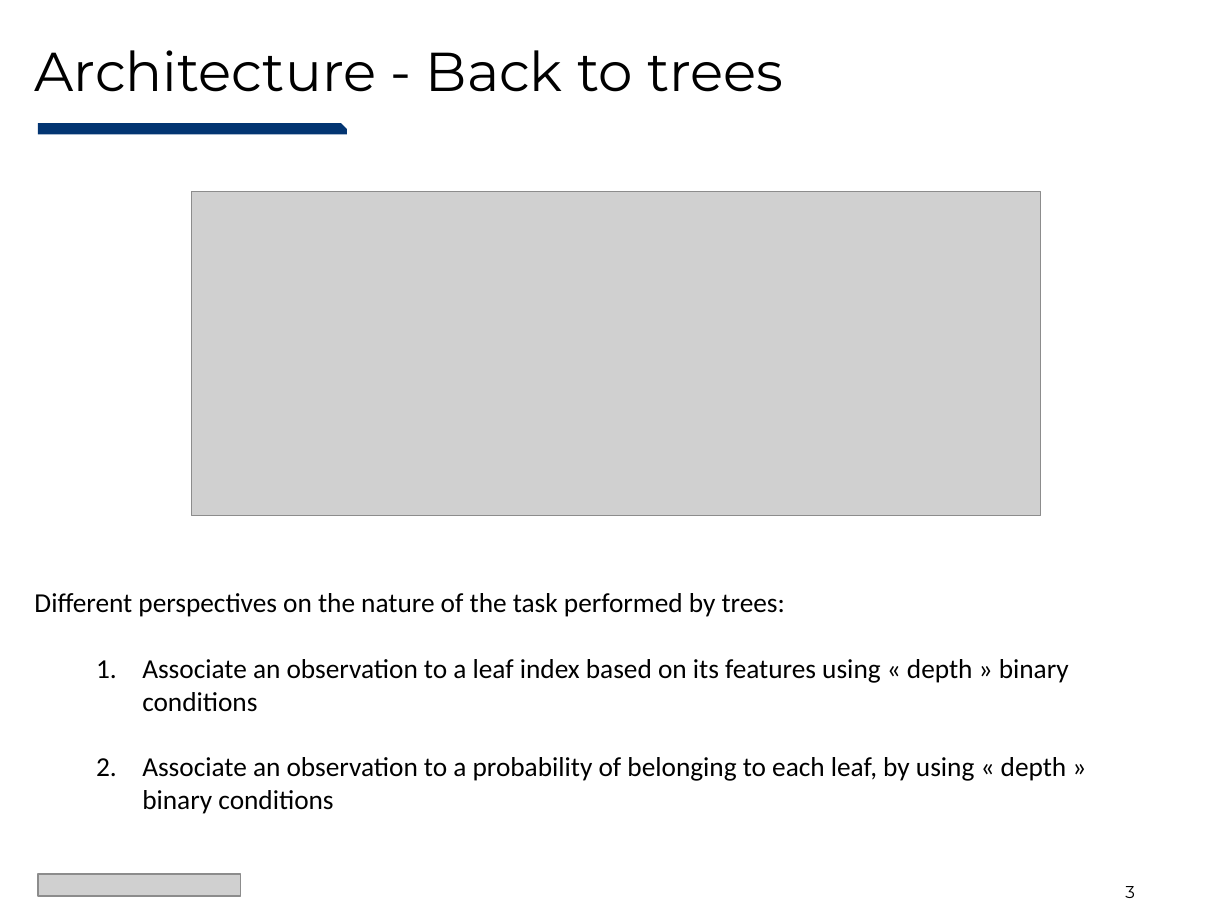
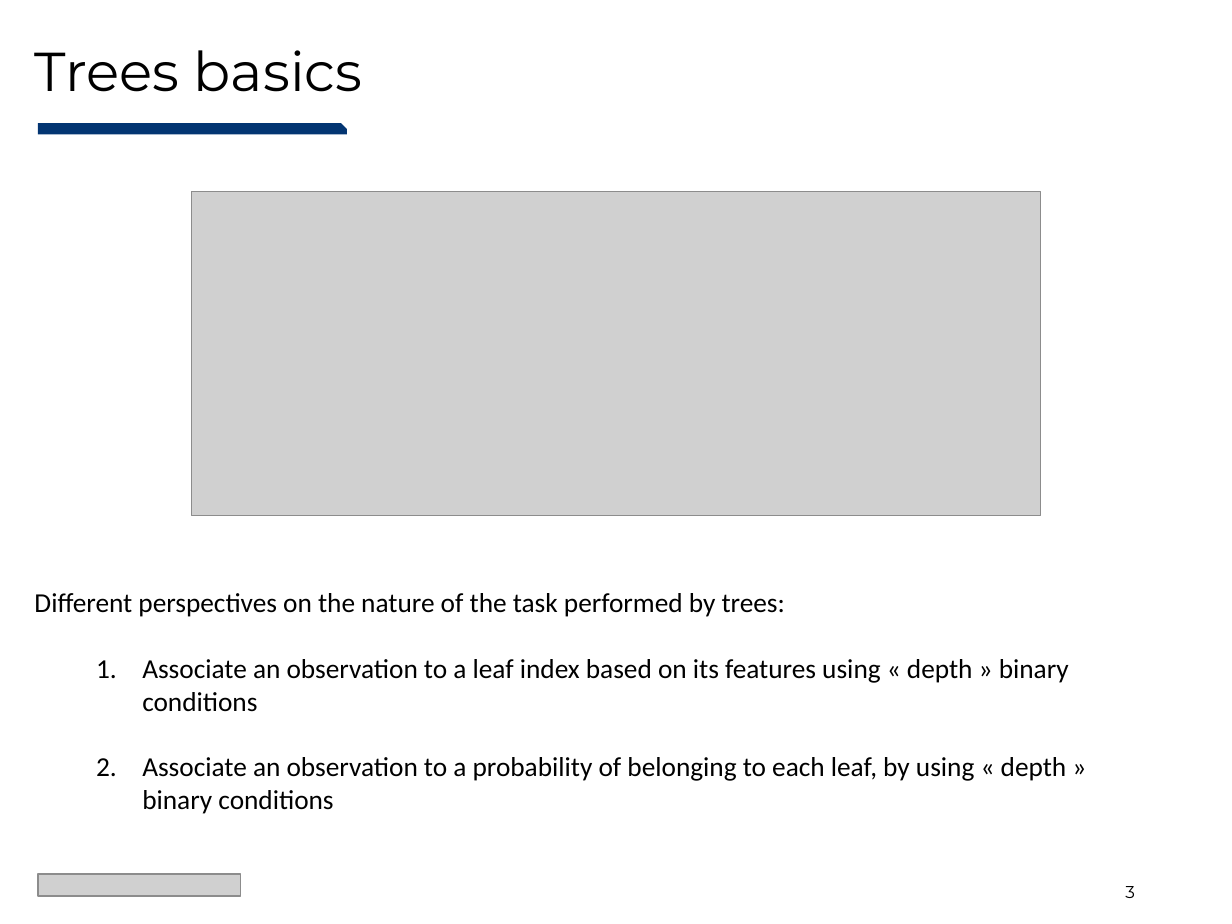
Before and after one commit to Evovest/NeuroTreeModels.jl, a slide deck: slide 3 of docs/juliacon/NeuroTrees-JuliaCon2024.pptx. Drawn at 1232x924 pixels with LibreOffice and Linux fonts; fonts in the diff are those of the drawing; grey boxes stand for pictures. Boxes give left, top, right and bottom in pixels: in the first picture for what was removed or moved away, otherwise in the second. Text is boxed around its words. In the diff, an @@ line names an element or a change of style, - is before the commit and + after.

```diff
--- a/docs/juliacon/NeuroTrees-JuliaCon2024.pptx
+++ b/docs/juliacon/NeuroTrees-JuliaCon2024.pptx
@@ title at bbox=[35, 50, 362, 92]: text changed @@
-Architecture - Back to trees
+Trees basics
```
Also in this commit, not shown: 8 other slides changed, 3 slides added, 1 slide removed, 1 other file.
